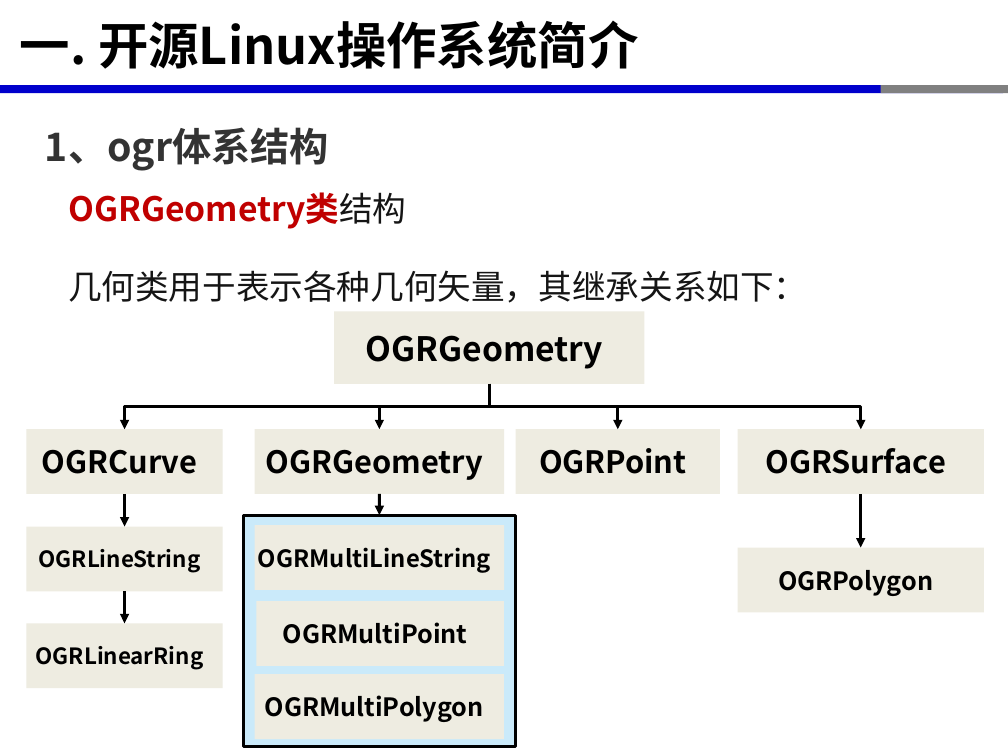
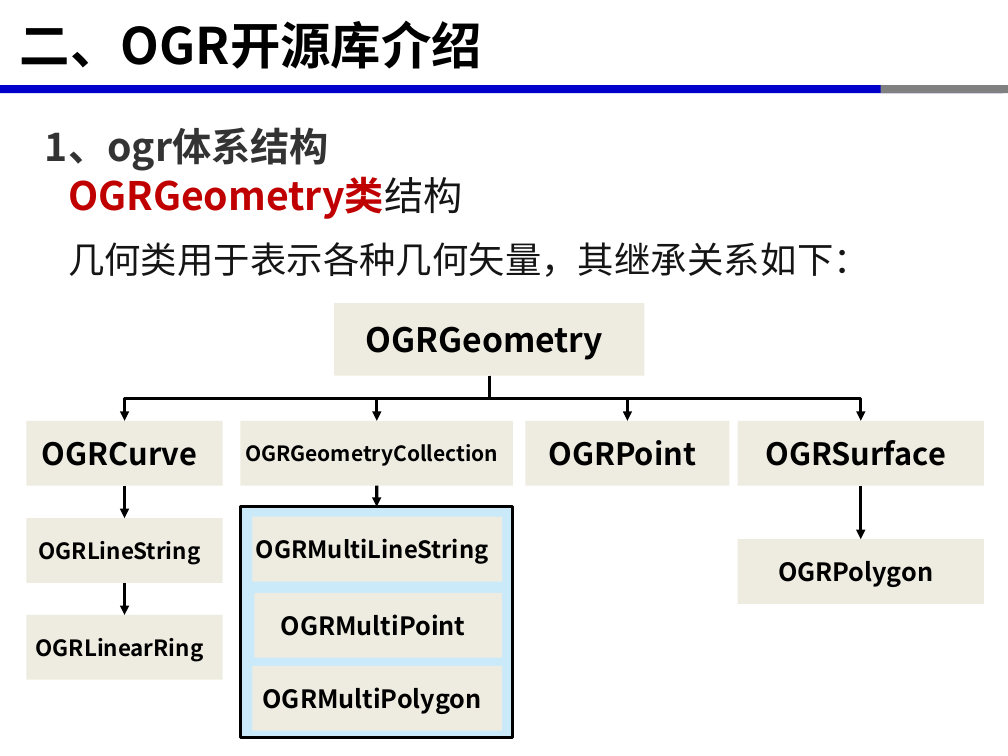
Before and after one commit to xinluo2018/open-source-gis-course, a slide deck: slide 12 of 第4章- OGR开源库及矢量数据处理-8课时/第3章-OGR开源库及矢量数据处理-8学时.pptx (slide 11 before the commit). Drawn at 1008x756 pixels with LibreOffice and Linux fonts; fonts in the diff are those of the drawing. Boxes give left, top, right and bottom in pixels: in the first picture for what was removed or moved away, otherwise in the second. Text is boxed around its words. In the diff, an @@ line names an element or a change of style, - is before the commit and + after.

```diff
--- a/第4章- OGR开源库及矢量数据处理-8课时/第3章-OGR开源库及矢量数据处理-8学时.pptx
+++ b/第4章- OGR开源库及矢量数据处理-8课时/第3章-OGR开源库及矢量数据处理-8学时.pptx
@@ title at box(20, 21, 482, 69): text changed @@
-一. 开源Linux操作系统简介
+二、OGR开源库介绍
@@ text "OGRGeometry类结构" at box(68, 170, 870, 277): size 24 to 28 pt in "OGRGeometry类结构"; size 24 to 26 pt in "几何类用于表示各种几何矢量，其继承关系如下："; line spacing 1.5 to 1; more space between paragraphs @@
@@ elbow arrow moved from (490, 384) - (618, 429) to (490, 376) - (627, 420) @@
@@ rectangle "OGRGeometryCollection": place and size @@
-rectangle "OGRGeometryCollection" at box(254, 429, 504, 494)
+rectangle "OGRGeometryCollection" at box(241, 420, 513, 485)
@@ text in rectangle at box(245, 444, 498, 466): text changed; size 22 to 15 pt @@
-OGRGeometry
+OGRGeometryCollection
@@ rectangle "OGRPoint": place and size @@
-rectangle "OGRPoint" at box(516, 429, 721, 494)
+rectangle "OGRPoint" at box(525, 420, 730, 485)
@@ 10 rectangles, 4 arrows, 3 elbow arrows: place and size @@
-10 rectangles, 4 arrows, 3 elbow arrows at box(26, 311, 984, 746)
+10 rectangles, 4 arrows, 3 elbow arrows at box(26, 303, 984, 738)
```
Also in this commit, not shown: 11 other slides changed, 1 slide added, 15 other files.
